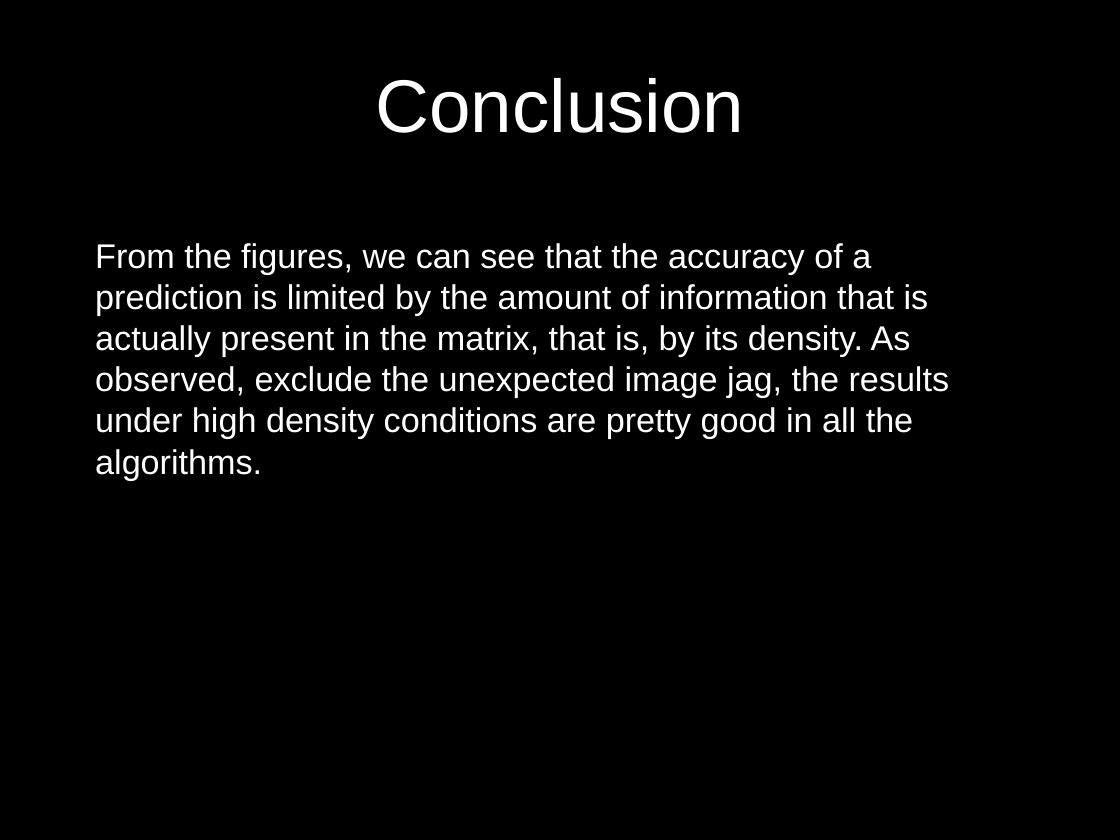
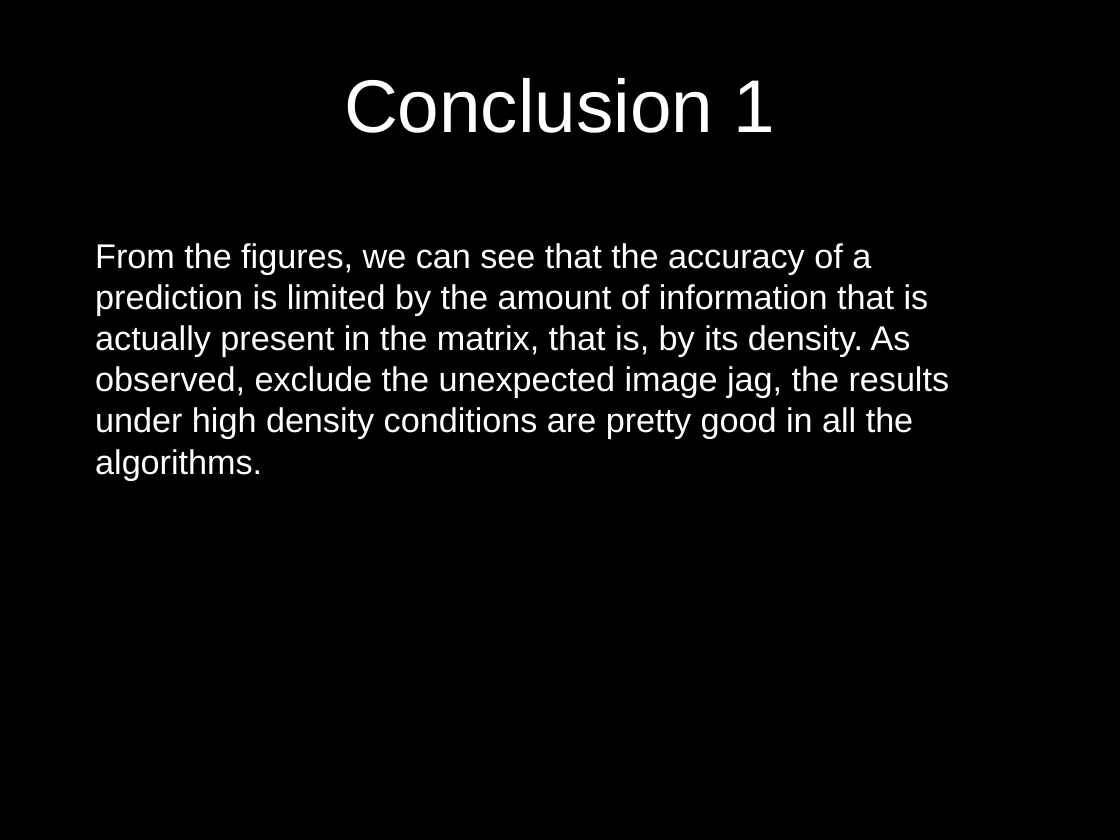
Before and after one commit to UCSBGauchos/MAE-data, a slide deck: slide 52 of Final Presentation.pptx (slide 45 before the commit). Drawn at 1120x840 pixels with LibreOffice and Linux fonts; fonts in the diff are those of the drawing; background and template pictures are left out. Boxes give left, top, right and bottom in pixels: in the first picture for what was removed or moved away, otherwise in the second. Text is boxed around its words. In the diff, an @@ line names an element or a change of style, - is before the commit and + after.

```diff
--- a/Final Presentation.pptx
+++ b/Final Presentation.pptx
@@ title at (344,78,776,133): text changed @@
-Conclusion
+Conclusion 1
```
Also in this commit, not shown: 10 other slides changed, 8 slides added.
